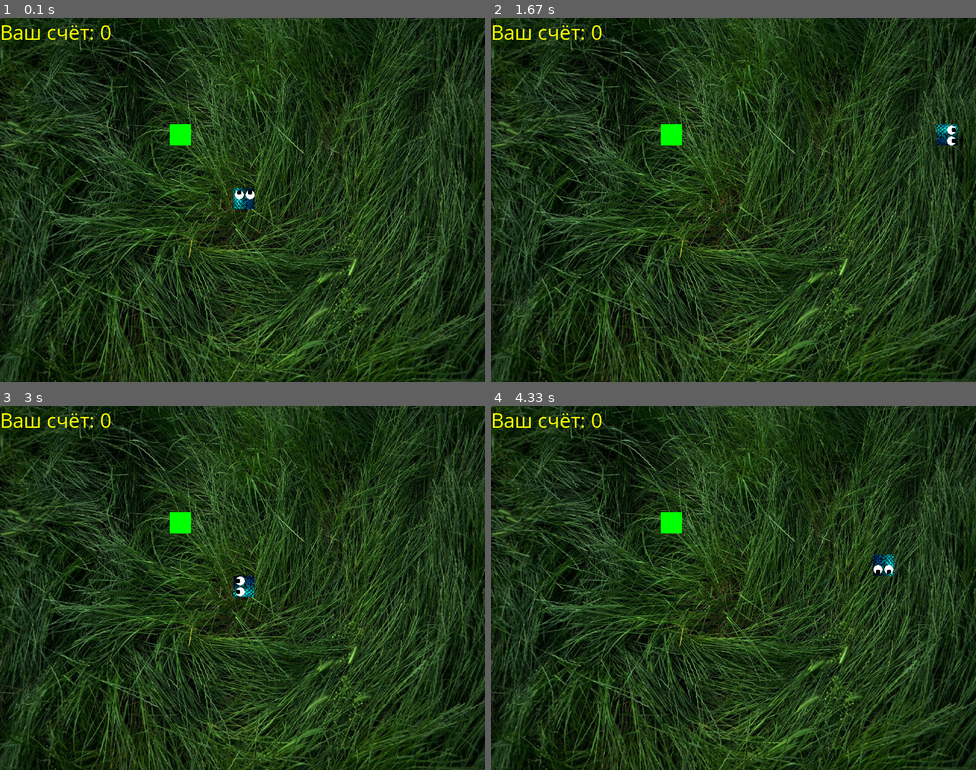
Above: before the commit, frames 1-4 (two rows, left to right).
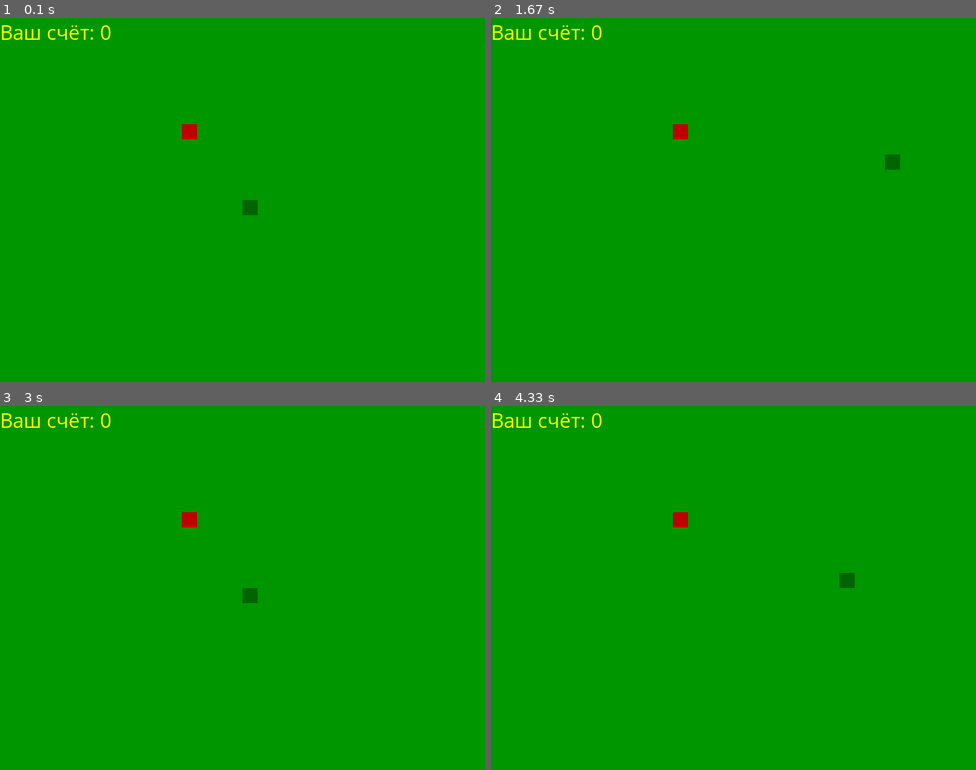
Above: after the commit, the same moments.

Repository: Freedom715/Bytic
Game: pygame game, started from PyGame/Snake/main.py
The game is run twice, just before and just after one commit, with the same random seed, the same clock (stepped at 60 frames per second) and the same inputs.
Inputs:
- Up to frame 1 (0.1 s): no input
- Up to frame 2 (1.67 s): hold Right 0.33-0.8 s; hold Up 0.83-1.13 s; hold Right 1.17-1.63 s
- Up to frame 3 (3 s): hold Left 1.67-2.2 s; hold Down 2.23-2.53 s; hold Left 2.57-2.97 s
- Up to frame 4 (4.33 s): hold Up 3-3.37 s; hold Right 3.4-4.03 s; hold Down from 4.07 s (still down)

The runs differ from the first frame. In frame 1, 100% of the frame differs, in the area x 0-100%, y 0-100%; in frame 2, 100%; in frame 3, 100%; in frame 4, 100%.

Commit message:
Snake-presentation

Diff:
--- a/PyGame/Snake/main.py
+++ b/PyGame/Snake/main.py
@@ -1,13 +1,13 @@
+import random
 import sys
 
 import pygame
-import random
 
 pygame.init()
 SIZE = WIDTH, HEIGHT = 800, 600
-screen = pygame.display.set_mode((WIDTH, HEIGHT))
+screen = pygame.display.set_mode(SIZE)
 clock = pygame.time.Clock()
-snake_block = 35
+CELL_SIZE = 25
 snake_speed = 10
 fon_image = pygame.transform.scale(pygame.image.load('fon.jpg').convert(), SIZE)
 font_style = pygame.font.SysFont("bahnschrift", 25)
@@ -19,28 +19,32 @@
         self.x = x
         self.y = y
         self.head = True
-        self.image = pygame.transform.scale(pygame.image.load('head0.png').convert(), (snake_block, snake_block))
+        self.color = (0, 100, 0)
 
     def move(self):
-        screen.blit(self.image, (self.x, self.y))
+        pygame.draw.rect(screen, self.color, (self.x, self.y, CELL_SIZE, CELL_SIZE))
+        # screen.blit(self.image, (self.x, self.y))
+        # self.image = pygame.transform.scale(pygame.image.load('head0.png').convert(), (CELL_SIZE, CELL_SIZE))
 
     def check_direction(self, direction):
         if self.head:
-            self.image = pygame.transform.scale(pygame.image.load(f'head{direction}.png').convert(),
-                                                (snake_block, snake_block))
+            pygame.draw.rect(screen, (255, 0, 0), (self.x, self.y, CELL_SIZE, CELL_SIZE))
+            # self.image = pygame.transform.scale(pygame.image.load(f'head{direction}.png').convert(), (CELL_SIZE,
+            # CELL_SIZE))
         else:
-            self.image = pygame.transform.scale(pygame.image.load(f'body{direction}.png').convert(),
-                                                (snake_block, snake_block))
+            pygame.draw.rect(screen, (0, 220, 0), (self.x, self.y, CELL_SIZE, CELL_SIZE))
+            # self.image = pygame.transform.scale(pygame.image.load(f'body{direction}.png').convert(), (CELL_SIZE,
+            # CELL_SIZE))
 
 
-def score(score):
-    value = score_font.render("Ваш счёт: " + str(score), True, (255, 255, 0))
+def score(numb):
+    value = score_font.render("Ваш счёт: " + str(numb), True, (255, 255, 0))
     screen.blit(value, [0, 0])
 
 
 def game_close():
     while True:
-        screen.fill((0, 0, 255))
+        screen.fill((0, 150, 0))
         screen.blit(font_style.render("Вы проиграли", True, (255, 255, 255)), [WIDTH // 3, HEIGHT // 3])
         pygame.display.update()
         for event in pygame.event.get():
@@ -55,30 +59,30 @@
 
 
 def game_loop():
-    game_over = False
-    x1, x1_change = WIDTH // 2 // snake_block * snake_block, 0
-    y1, y1_change = HEIGHT // 2 // snake_block * snake_block, 0
+    x1, x1_change = WIDTH // 2 // CELL_SIZE * CELL_SIZE, 0
+    y1, y1_change = HEIGHT // 2 // CELL_SIZE * CELL_SIZE, 0
     snake_list = []
     snake_len = 1
-    food_x = random.randint(0, (WIDTH - snake_block) // snake_block) * snake_block
-    food_y = random.randint(0, (HEIGHT - snake_block) // snake_block) * snake_block
+    food_x = random.randint(0, (WIDTH - CELL_SIZE) // CELL_SIZE) * CELL_SIZE
+    food_y = random.randint(0, (HEIGHT - CELL_SIZE) // CELL_SIZE) * CELL_SIZE
     direction = 0
+    game_over = False
     while not game_over:
         for event in pygame.event.get():
             if event.type == pygame.QUIT:
                 game_over = True
-            if event.type == pygame.KEYDOWN and x1 % snake_block == 0:
+            if event.type == pygame.KEYDOWN and x1 % CELL_SIZE == 0:
                 if event.key == pygame.K_UP:
-                    x1_change, y1_change = 0, -snake_block
+                    x1_change, y1_change = 0, -CELL_SIZE
                     direction = 0
                 elif event.key == pygame.K_RIGHT:
-                    x1_change, y1_change = snake_block, 0
+                    x1_change, y1_change = CELL_SIZE, 0
                     direction = 1
                 elif event.key == pygame.K_DOWN:
-                    x1_change, y1_change = 0, snake_block
+                    x1_change, y1_change = 0, CELL_SIZE
                     direction = 2
                 elif event.key == pygame.K_LEFT:
-                    x1_change, y1_change = -snake_block, 0
+                    x1_change, y1_change = -CELL_SIZE, 0
                     direction = 3
         x1 += x1_change
         y1 += y1_change
@@ -90,14 +94,16 @@
             y1 = 0
         elif y1 < 0:
             y1 = HEIGHT
-        screen.blit(fon_image, (0, 0))
+        # screen.blit(fon_image, (0, 0))
+        screen.fill((0, 150, 0))
         score(snake_len - 1)
-        pygame.draw.rect(screen, (0, 255, 0), [food_x, food_y, snake_block, snake_block])
+        pygame.draw.rect(screen, (190, 0, 0), [food_x, food_y, CELL_SIZE, CELL_SIZE])
         snake_list.append(SnakeBody(x1, y1))
         if len(snake_list) > snake_len:
             del snake_list[0]
         for x in snake_list[:-1]:
             x.head = False
+            x.color = (0, 200, 0)
             if (x.x, x.y) == (snake_list[-1].x, snake_list[-1].y):
                 game_close()
         snake_list[-1].check_direction(direction)
@@ -106,13 +112,12 @@
         for elem in snake_list:
             elem.move()
         if x1 == food_x and y1 == food_y:
-            food_x = random.randint(0, (WIDTH - snake_block) // snake_block) * snake_block
-            food_y = random.randint(0, (HEIGHT - snake_block) // snake_block) * snake_block
+            food_x = random.randint(0, (WIDTH - CELL_SIZE) // CELL_SIZE) * CELL_SIZE
+            food_y = random.randint(0, (HEIGHT - CELL_SIZE) // CELL_SIZE) * CELL_SIZE
             snake_len += 1
             score(snake_len - 1)
         pygame.display.update()
         clock.tick(snake_speed)
 
 
-
 game_loop()
--- /dev/null
+++ b/PyGame/Snake/main_head_and_food.py
@@ -0,0 +1,73 @@
+from random import randint
+
+import pygame
+
+SIZE = WIDTH, HEIGHT = 800, 600
+SCREEN = pygame.display.set_mode(SIZE)
+CLOCK = pygame.time.Clock()
+CELL_SIZE = 25
+
+class SnakeBody:
+    def __init__(self, x, y):
+        self.x = x
+        self.y = y
+        self.head = True
+        self.color = (0, 100, 0)
+        pygame.draw.rect(SCREEN, self.color, (self.x, self.y, CELL_SIZE, CELL_SIZE))
+
+    def move(self):
+        pygame.draw.rect(SCREEN, self.color, (self.x, self.y, CELL_SIZE, CELL_SIZE))
+
+def game_loop():
+    game_over = False
+    while not game_over:
+        x1, x1_change = WIDTH // 2 // CELL_SIZE * CELL_SIZE, 0
+        y1, y1_change = HEIGHT // 2 // CELL_SIZE * CELL_SIZE, 0
+        food_x = randint(0, (WIDTH - CELL_SIZE) // CELL_SIZE) * CELL_SIZE
+        food_y = randint(0, (HEIGHT - CELL_SIZE) // CELL_SIZE) * CELL_SIZE
+        snake_list = []
+        snake_len = 1
+        for event in pygame.event.get():
+            if event.type == pygame.QUIT:
+                game_over = True
+            if event.type == pygame.KEYDOWN and x1 % CELL_SIZE == 0:
+                if event.key == pygame.K_UP:
+                    x1_change, y1_change = 0, -CELL_SIZE
+                    direction = 0
+                elif event.key == pygame.K_RIGHT:
+                    x1_change, y1_change = CELL_SIZE, 0
+                    direction = 1
+                elif event.key == pygame.K_DOWN:
+                    x1_change, y1_change = 0, CELL_SIZE
+                    direction = 2
+                elif event.key == pygame.K_LEFT:
+                    x1_change, y1_change = -CELL_SIZE, 0
+                    direction = 3
+            x1 += x1_change
+            y1 += y1_change
+            if x1 >= WIDTH:
+                x1 = 0
+            elif x1 < 0:
+                x1 = WIDTH
+            if y1 >= HEIGHT:
+                y1 = 0
+            elif y1 < 0:
+                y1 = HEIGHT
+        pygame.draw.rect(SCREEN, (190, 0, 0), [food_x, food_y, CELL_SIZE, CELL_SIZE])
+        snake_list.append(SnakeBody(x1, y1))
+        if len(snake_list) > snake_len:
+            del snake_list[0]
+        for elem in snake_list:
+            elem.move()
+            print("Y")
+        for x in snake_list[:-1]:
+            x.head = False
+            x.color = (0, 200, 0)
+            if (x.x, x.y) == (snake_list[-1].x, snake_list[-1].y):
+                game_loop()
+        SCREEN.fill((0, 150, 0))
+        pygame.display.update()
+        CLOCK.tick(10)
+
+pygame.init()
+game_loop()
--- /dev/null
+++ b/PyGame/Snake/main_window.py
@@ -0,0 +1,23 @@
+import pygame
+
+pygame.init()
+SIZE = WIDTH, HEIGHT = 800, 600
+screen = pygame.display.set_mode(SIZE)
+clock = pygame.time.Clock()
+CELL_SIZE = 25
+
+
+def game_loop():
+    game_over = False
+    while not game_over:
+        for event in pygame.event.get():
+            if event.type == pygame.QUIT:
+                game_over = True
+
+        screen.fill((0, 150, 0))
+        pygame.display.update()
+        clock.tick(10)
+
+
+
+game_loop()
Not shown, changed: PyGame/Snake/Игра «Змейка».pptx
